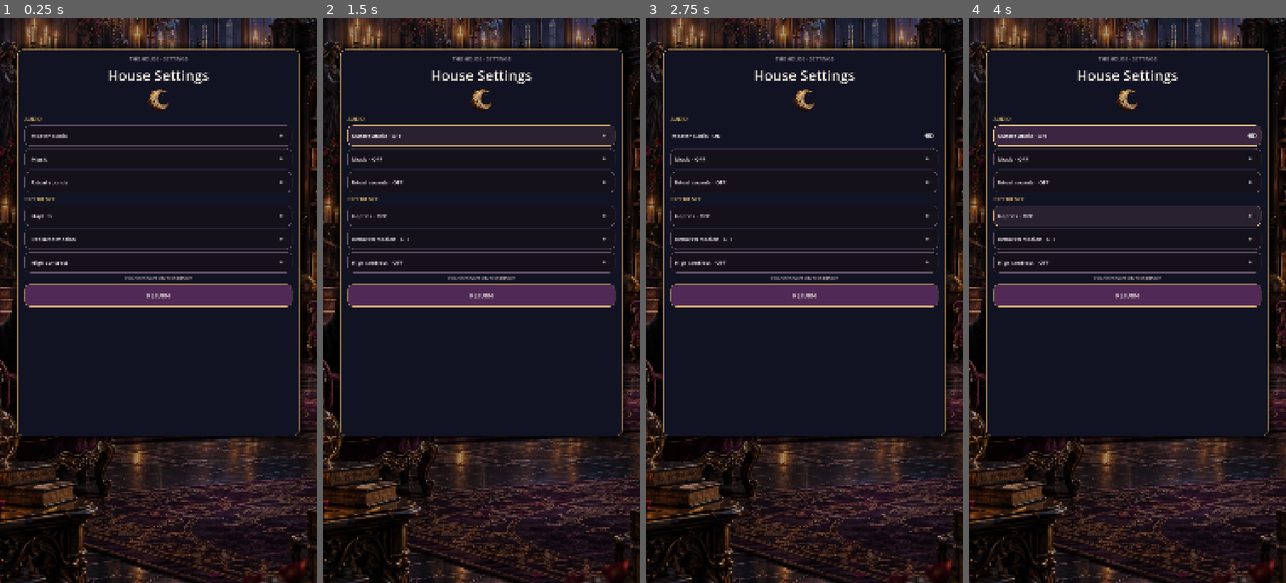
Above: before the commit, frames 1-4 (left to right).
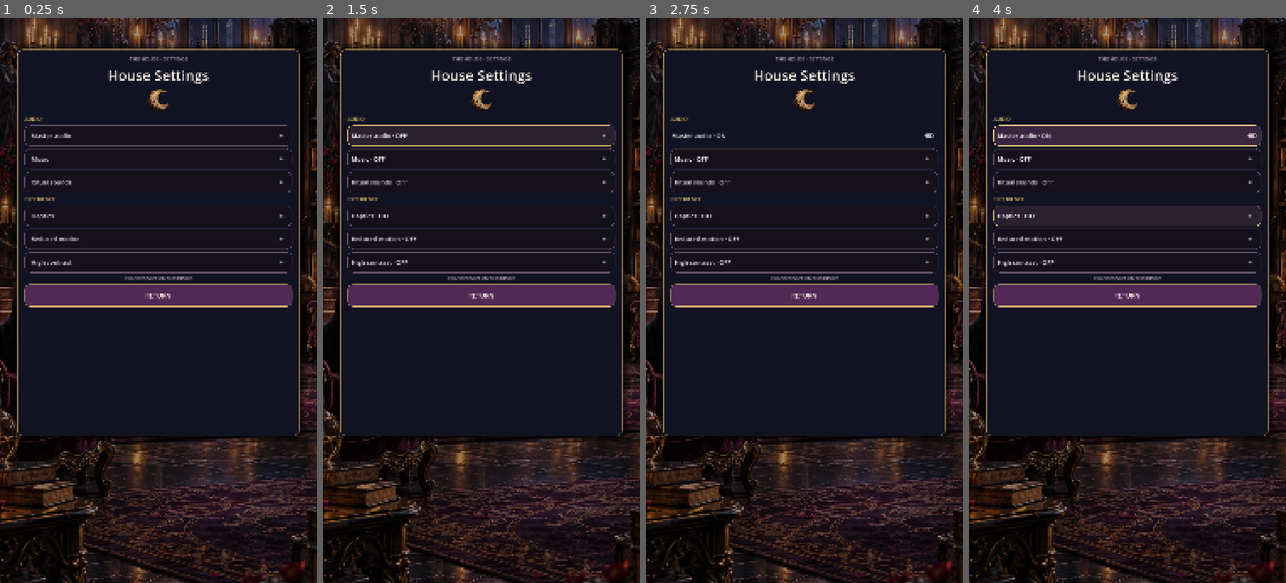
Above: after the commit, the same moments.

Repository: Jay-prodesign/akilta-match3
Game: Godot game, scene res://src/ui/settings/settings_panel.tscn
The game is run twice, just before and just after one commit, with the same random seed, the same clock (stepped at 60 frames per second) and the same inputs. This scene is started directly instead of the project's main scene.
Inputs:
- Up to frame 1 (0.25 s): no input
- Up to frame 2 (1.5 s): click "Master audio" at 0.5 s; click "Master audio · ON" at 1.25 s
- Up to frame 3 (2.75 s): click "Master audio · OFF" at 2 s
- Up to frame 4 (4 s): click "Haptics · OFF" at 2.75 s; click "Haptics · ON" at 3.5 s

The runs differ from the first frame. In frame 1, 0.4% of the frame differs, in the area x 10-54%, y 20-50%; in frame 2, 0.6%, in the area x 9-54%, y 20-50%; in frame 3, 0.6%; in frame 4, 0.6%.

Commit message:
Expose Settings North Star parity contract

Diff:
--- a/src/ui/settings/settings_panel.gd
+++ b/src/ui/settings/settings_panel.gd
@@ -133,7 +133,7 @@
 	close_button.add_theme_stylebox_override("focus", close_hover_style)
 	close_button.add_theme_color_override("font_color", Color("#FFF7E8"))
 	close_button.add_theme_color_override("font_hover_color", Color("#FFFFFF"))
-	close_button.add_theme_font_size_override("font_size", 20)
+	close_button.add_theme_font_size_override("font_size", 22)
 
 func _style_toggle(toggle: CheckButton) -> void:
 	if toggle == null:
@@ -144,7 +144,7 @@
 	toggle.add_theme_stylebox_override("focus", toggle_high_hover_style if _high_contrast else toggle_hover_style)
 	toggle.add_theme_color_override("font_color", Color("#FFFFFF") if _high_contrast else Color("#E8DCE4"))
 	toggle.add_theme_color_override("font_hover_color", Color("#FFFFFF"))
-	toggle.add_theme_font_size_override("font_size", 19)
+	toggle.add_theme_font_size_override("font_size", 21)
 
 func settings_authored_contract() -> Dictionary:
 	return {
@@ -154,5 +154,8 @@
 		"sigil_raster_runtime": true,
 		"authored_style_resources": card_normal_style != null and card_high_style != null and toggle_normal_style != null and toggle_high_style != null and close_normal_style != null and close_high_style != null,
 		"runtime_ui_factory": false,
+		"north_star_title_hierarchy": ($Card/Content/Title as Label).get_theme_font_size("font_size") >= 46,
+		"north_star_toggle_height": [master_toggle, music_toggle, sfx_toggle, haptics_toggle, reduced_toggle, contrast_toggle].all(func(control): return control.custom_minimum_size.y >= 68.0),
+		"intro_subordinate": ($Card/Content/Intro as Label) != null and not ($Card/Content/Intro as Label).visible,
 		"runtime_style_factory": false,
 	}
